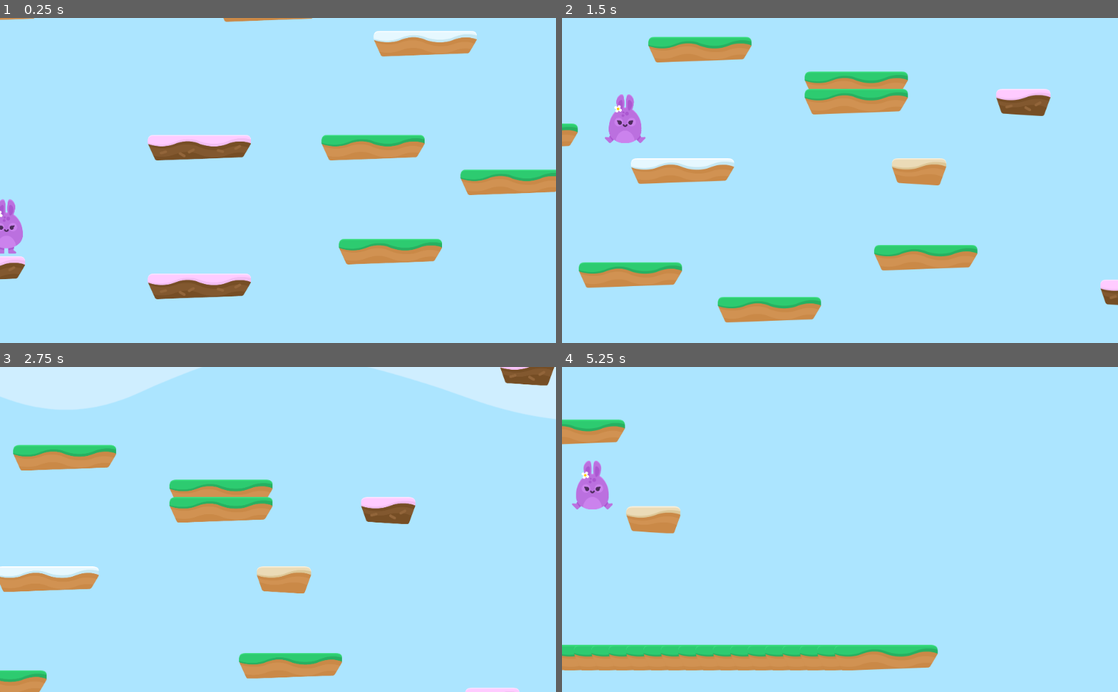
Above: before the commit, frames 1-4 (two rows, left to right).
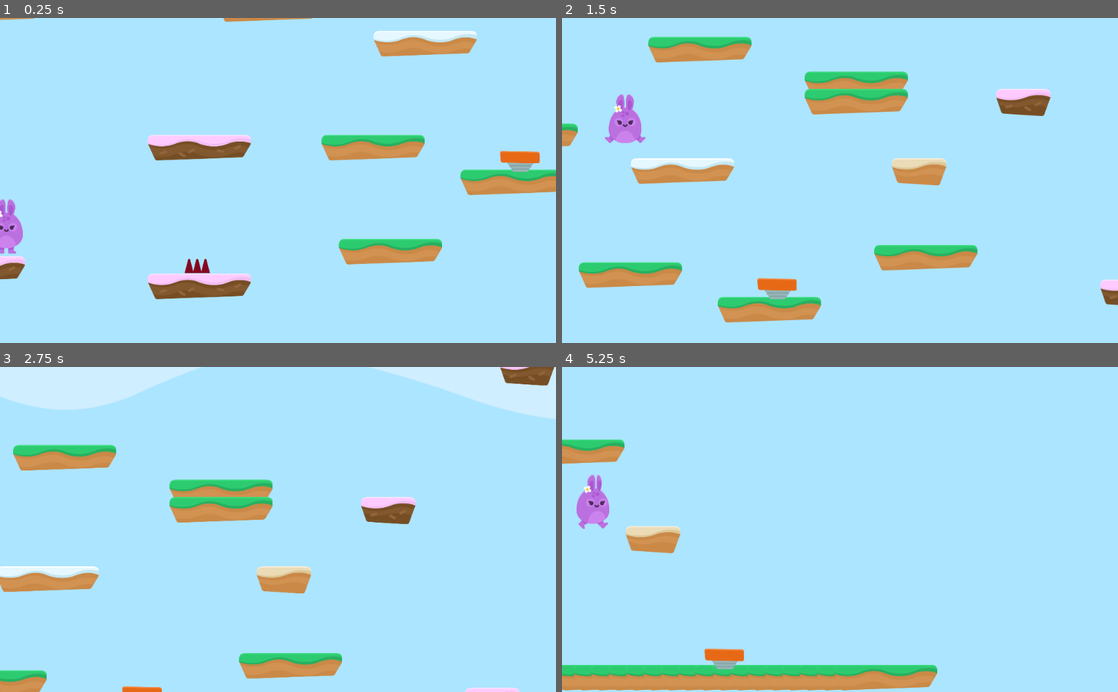
Above: after the commit, the same moments.

Repository: PatrykDagiel/GodotProjects
Game: Godot game, scene res://Levels/Level1.tscn
The game is run twice, just before and just after one commit, with the same random seed, the same clock (stepped at 60 frames per second) and the same inputs.
Inputs:
- Up to frame 1 (0.25 s): no input
- Up to frame 2 (1.5 s): hold W (jump) 0.53-1.28 s; hold D (right) from 0.53 s (still down); tap W (jump) at 1.35 s
- Up to frame 3 (2.75 s): tap W (jump) at 1.52, 1.82 s; release D (right) at 2.03 s; hold A (left) from 2.03 s (still down); hold W (jump) from 2.03 s (still down)
- Up to frame 4 (5.25 s): release A (left) at 2.78 s; release W (jump) at 2.78 s; hold D (right) 2.78-4.28 s; tap W (jump) at 2.85, 3.02, 3.32, 4.35, 4.52, 4.82 s; hold W (jump) 3.53-4.28 s; hold A (left) 4.28-5.03 s; hold D (right) from 5.03 s (still down); hold W (jump) from 5.03 s (still down)

The runs differ from the first frame. In frame 1, 0.5% of the frame differs, in the area x 33-98%, y 40-79%; in frame 2, 0.4%; in frame 3, 0.1%; in frame 4, 13%, in the area x 0-68%, y 16-100%.

Commit message:
First Part HD v5

Diff:
--- /dev/null
+++ b/HoppyDays/Hazards/Hazards.gd
@@ -0,0 +1,4 @@
+extends Area2D
+
+func _on_SpikeTop_body_entered(body):
+	body.hurt()
--- /dev/null
+++ b/HoppyDays/Hazards/SpikeTop.tscn
@@ -0,0 +1,18 @@
+[gd_scene load_steps=3 format=2]
+
+[ext_resource path="res://GFX/Environment/spikes_top.png" type="Texture" id=1]
+[ext_resource path="res://Hazards/Hazards.gd" type="Script" id=2]
+
+[node name="SpikeTop" type="Area2D"]
+modulate = Color( 0.580392, 0.0313726, 0.137255, 1 )
+collision_layer = 4
+script = ExtResource( 2 )
+
+[node name="Sprite" type="Sprite" parent="."]
+position = Vector2( 0.277397, 0 )
+texture = ExtResource( 1 )
+
+[node name="CollisionPolygon2D" type="CollisionPolygon2D" parent="."]
+visible = false
+polygon = PoolVector2Array( -33.4013, -26.1354, -46.716, 26.8458, 48.1509, 26.291, 33.7267, -26.6901 )
+[connection signal="body_entered" from="." to="." method="_on_SpikeTop_body_entered"]
--- /dev/null
+++ b/HoppyDays/JumpPad.gd
@@ -0,0 +1,8 @@
+extends Area2D
+
+
+
+func _on_JumpPad_body_entered(body):
+	if body.has_method("boost"):
+		$AnimationPlayer.play("boost")
+		body.boost()
--- /dev/null
+++ b/HoppyDays/JumpPad.tscn
@@ -0,0 +1,54 @@
+[gd_scene load_steps=8 format=2]
+
+[ext_resource path="res://GFX/Items/spring_in.png" type="Texture" id=1]
+[ext_resource path="res://GFX/Items/spring.png" type="Texture" id=2]
+[ext_resource path="res://JumpPad.gd" type="Script" id=3]
+[ext_resource path="res://GFX/Items/spring_out.png" type="Texture" id=4]
+
+[sub_resource type="SpriteFrames" id=1]
+animations = [ {
+"frames": [ ExtResource( 2 ), ExtResource( 1 ) ],
+"loop": true,
+"name": "default",
+"speed": 2.0
+}, {
+"frames": [ ExtResource( 1 ), ExtResource( 4 ) ],
+"loop": true,
+"name": "Boost",
+"speed": 5.0
+} ]
+
+[sub_resource type="RectangleShape2D" id=2]
+extents = Vector2( 73.3454, 30.6358 )
+
+[sub_resource type="Animation" id=3]
+resource_name = "boost"
+length = 2.0
+tracks/0/type = "value"
+tracks/0/path = NodePath("AnimatedSprite:animation")
+tracks/0/interp = 1
+tracks/0/loop_wrap = true
+tracks/0/imported = false
+tracks/0/enabled = true
+tracks/0/keys = {
+"times": PoolRealArray( 0, 1.5, 2 ),
+"transitions": PoolRealArray( 1, 1, 1 ),
+"update": 1,
+"values": [ "Boost", "Boost", "default" ]
+}
+
+[node name="JumpPad" type="Area2D"]
+collision_layer = 8
+script = ExtResource( 3 )
+
+[node name="AnimatedSprite" type="AnimatedSprite" parent="."]
+position = Vector2( -0.174828, 0 )
+scale = Vector2( 1.00241, 1 )
+frames = SubResource( 1 )
+
+[node name="CollisionShape2D" type="CollisionShape2D" parent="."]
+shape = SubResource( 2 )
+
+[node name="AnimationPlayer" type="AnimationPlayer" parent="."]
+anims/boost = SubResource( 3 )
+[connection signal="body_entered" from="." to="." method="_on_JumpPad_body_entered"]
--- a/HoppyDays/Levels/EndGame.tscn
+++ b/HoppyDays/Levels/EndGame.tscn
@@ -28,6 +28,9 @@
 anchor_bottom = 1.0
 texture = ExtResource( 1 )
 expand = true
+__meta__ = {
+"_edit_use_anchors_": false
+}
 
 [node name="CenterContainer" type="CenterContainer" parent="."]
 anchor_right = 1.0
--- a/HoppyDays/Levels/Level1.tscn
+++ b/HoppyDays/Levels/Level1.tscn
@@ -1,14 +1,48 @@
-[gd_scene load_steps=3 format=2]
+[gd_scene load_steps=6 format=2]
 
 [ext_resource path="res://Player/Player.tscn" type="PackedScene" id=1]
 [ext_resource path="res://Levels/Tileset.tres" type="TileSet" id=2]
+[ext_resource path="res://Hazards/SpikeTop.tscn" type="PackedScene" id=3]
+[ext_resource path="res://SFX/Chiptune_Adventures_1.ogg" type="AudioStream" id=4]
+[ext_resource path="res://JumpPad.tscn" type="PackedScene" id=5]
 
 [node name="Level1" type="Node2D"]
 
 [node name="Player" parent="." instance=ExtResource( 1 )]
+collision_mask = 6
 
 [node name="TileMap" type="TileMap" parent="."]
 tile_set = ExtResource( 2 )
 collision_layer = 2
 format = 1
 tile_data = PoolIntArray( -917446, 1, 0, -720882, 2, 0, -589794, 2, 0, -458713, 2, 0, -393177, 2, 0, -393166, 1, 0, -26 …(1035 unchanged characters)…
+
+[node name="Hazards" type="Node" parent="."]
+
+[node name="SpikeTop" parent="Hazards" instance=ExtResource( 3 )]
+position = Vector2( 1205.84, 740.065 )
+
+[node name="SpikeTop2" parent="Hazards" instance=ExtResource( 3 )]
+position = Vector2( 1832.49, 1634.82 )
+
+[node name="SpikeTop3" parent="Hazards" instance=ExtResource( 3 )]
+position = Vector2( 2260.59, 1634.82 )
+
+[node name="JumpPads" type="Node" parent="."]
+
+[node name="JumpPad" parent="JumpPads" instance=ExtResource( 5 )]
+position = Vector2( 1177.78, 1255.86 )
+
+[node name="JumpPad2" parent="JumpPads" instance=ExtResource( 5 )]
+position = Vector2( 2632.11, 1646.29 )
+
+[node name="JumpPad3" parent="JumpPads" instance=ExtResource( 5 )]
+position = Vector2( 2394.06, 353.267 )
+
+[node name="JumpPad4" parent="JumpPads" instance=ExtResource( 5 )]
+position = Vector2( 3435.73, 1643.04 )
+
+[node name="BGM" type="AudioStreamPlayer" parent="."]
+stream = ExtResource( 4 )
+volume_db = -3.0
+autoplay = true
--- a/HoppyDays/Player/Player.gd
+++ b/HoppyDays/Player/Player.gd
@@ -7,6 +7,9 @@
 const UP = Vector2(0,-1)
 const JUMP_SPEED = 4000
 const WORLD_LIMIT = 4000
+const BOOST_MULTIPLAYER = 2
+
+var lifes = 3
 
 signal animate
 
@@ -29,6 +32,7 @@
 func jump():
 	if (Input.is_action_pressed("jump") and is_on_floor()):
 		motion.y -= JUMP_SPEED
+		$JumpSFX.play()
 
 func move():
 	if (Input.is_action_pressed("left") && !Input.is_action_pressed("right")):
@@ -43,6 +47,21 @@
 
 func end_game():
 	get_tree().change_scene("res://Levels/EndGame.tscn")
+
+func hurt():
+	position.y -= 1
+	yield(get_tree(), "idle_frame")
+	motion.y -= JUMP_SPEED
+	lifes -= 1
+	$PainSFX.play()
+	if (lifes == 0):
+		end_game()
+
+func boost():
+	position.y -= 1
+	yield(get_tree(), "idle_frame")
+	motion.y -= JUMP_SPEED * BOOST_MULTIPLAYER
+
 #	if motion.y < 0:
 #		$PlayerAnimation.play("jump")
 #	elif motion.x > 0:
--- a/HoppyDays/Player/Player.tscn
+++ b/HoppyDays/Player/Player.tscn
@@ -6,6 +6,8 @@
 [ext_resource path="res://GFX/Background/bg_layer2.png" type="Texture" id=4]
 [ext_resource path="res://GFX/Background/bg_layer3.png" type="Texture" id=5]
 [ext_resource path="res://GFX/Background/bg_layer4.png" type="Texture" id=6]
+[ext_resource path="res://SFX/jump1.ogg" type="AudioStream" id=7]
+[ext_resource path="res://SFX/pain.ogg" type="AudioStream" id=8]
 
 [sub_resource type="CapsuleShape2D" id=1]
 radius = 70.2329
@@ -13,7 +15,7 @@
 
 [node name="Player" type="KinematicBody2D"]
 position = Vector2( 503.368, 292.398 )
-collision_mask = 2
+collision_mask = 14
 script = ExtResource( 2 )
 
 [node name="CollisionShape2D" type="CollisionShape2D" parent="."]
@@ -79,4 +81,12 @@
 __meta__ = {
 "_edit_use_anchors_": false
 }
+
+[node name="PainSFX" type="AudioStreamPlayer" parent="."]
+stream = ExtResource( 8 )
+volume_db = -8.0
+
+[node name="JumpSFX" type="AudioStreamPlayer" parent="."]
+stream = ExtResource( 7 )
+volume_db = -5.0
 [connection signal="animate" from="." to="PlayerAnimation" method="_on_Player_animate"]
--- a/HoppyDays/project.godot
+++ b/HoppyDays/project.godot
@@ -42,6 +42,8 @@
 
 2d_physics/layer_1="Player"
 2d_physics/layer_2="Terrain"
+2d_physics/layer_3="Hazards"
+2d_physics/layer_4="Items"
 
 [rendering]
 
Empty file added: HoppyDays/Levels/Level1.gd
Not shown: 1 places in HoppyDays/Player/Player.tscn that only renumber resources
Not shown, changed: HoppyDays/SFX/jump1.ogg.import
Not shown, changed: HoppyDays/SFX/pain.ogg.import
